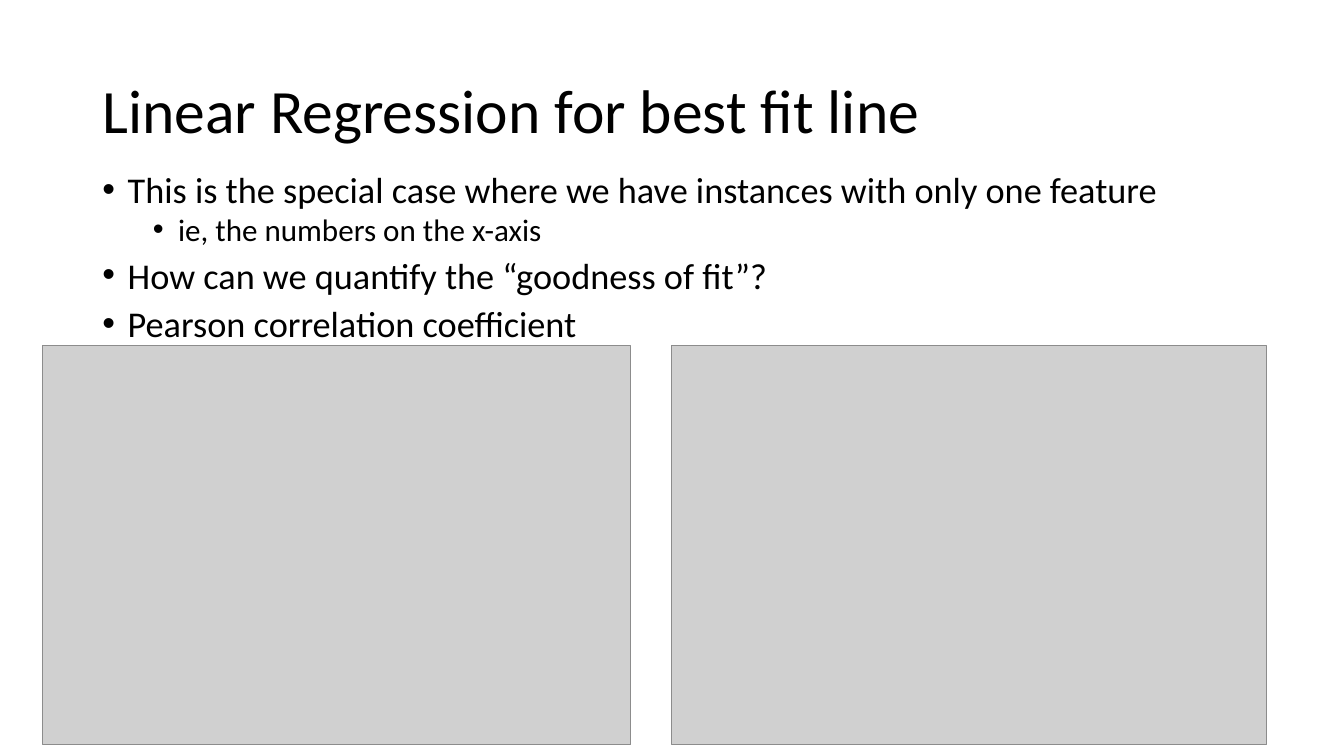
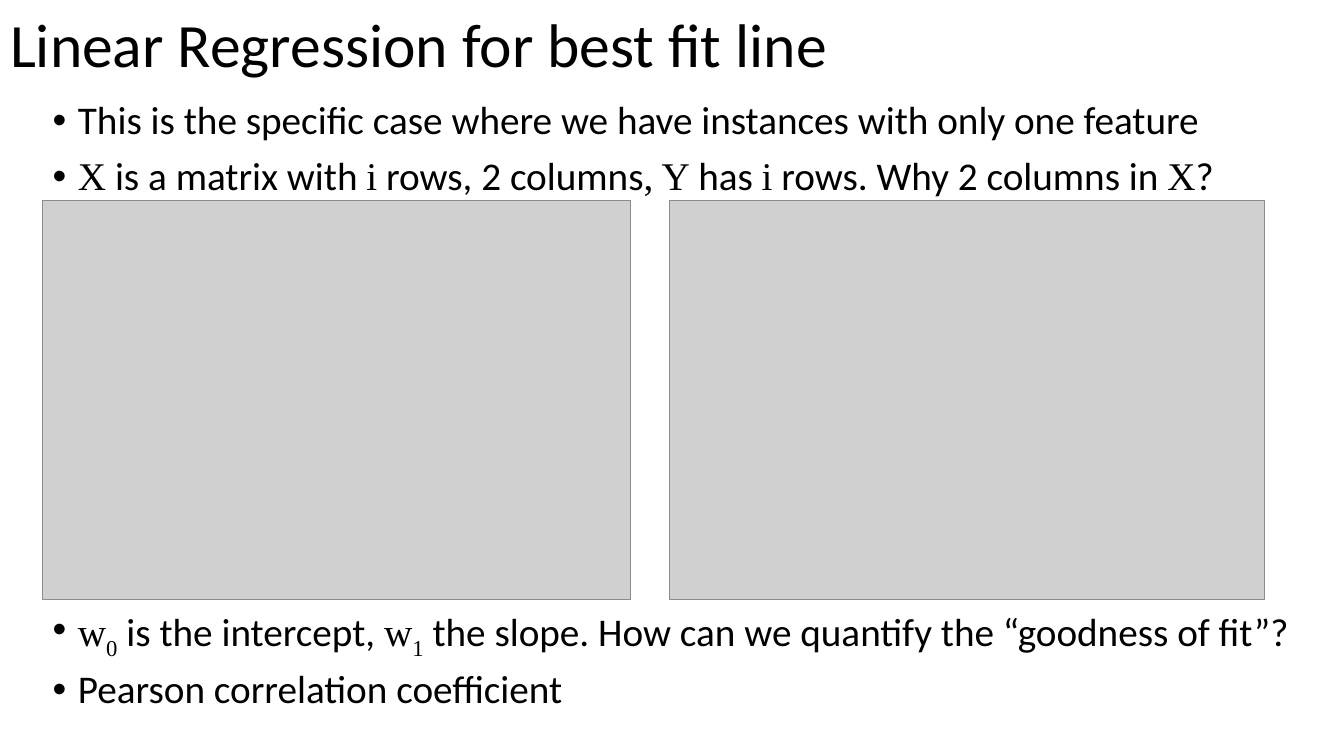
Before and after one commit to russellu/cs405, a slide deck: slide 7 of Lecture_07.pptx. Drawn at 1344x756 pixels with LibreOffice and Linux fonts; fonts in the diff are those of the drawing; grey boxes stand for pictures. Boxes give left, top, right and bottom in pixels: in the first picture for what was removed or moved away, otherwise in the second. Text is boxed around its words. In the diff, an @@ line names an element or a change of style, - is before the commit and + after.

```diff
--- a/Lecture_07.pptx
+++ b/Lecture_07.pptx
@@ title "Linear Regression for best fit ...": place and size @@
-title "Linear Regression for best fit ..." at [102,90,919,144]
+title "Linear Regression for best fit ..." at [10,24,826,78]
@@ text "This is the specific case ...": place and size @@
-text "This is the specific case ..." at [128,177,1157,346]
+text "This is the specific case ..." at [78,106,1289,704]
@@ text at [78,106,1289,653]: text changed; size 25.9 to 28 pt @@
-• This is the special case where we have instances with only one feature
-  • ie, the numbers on the x-axis
-• How can we quantify the “goodness of fit”?
+• This is the specific case where we have instances with only one feature
+• X is a matrix with i rows, 2 columns, Y has i rows. Why 2 columns in X?
+• w0 is the intercept, w1 the slope. How can we quantify the “goodness of fit”?
@@ picture: place and size @@
-picture at [42,346,631,745]
+picture at [42,201,631,600]
@@ picture: place and size @@
-picture at [673,346,1267,745]
+picture at [669,201,1264,600]
@@ text at [78,675,562,704]: size 25.9 to 28 pt in "Pearson correlation coefficient"; line spacing 0.8 to 0.9 @@
```
Also in this commit, not shown: 2 other slides changed, 2 other files.
